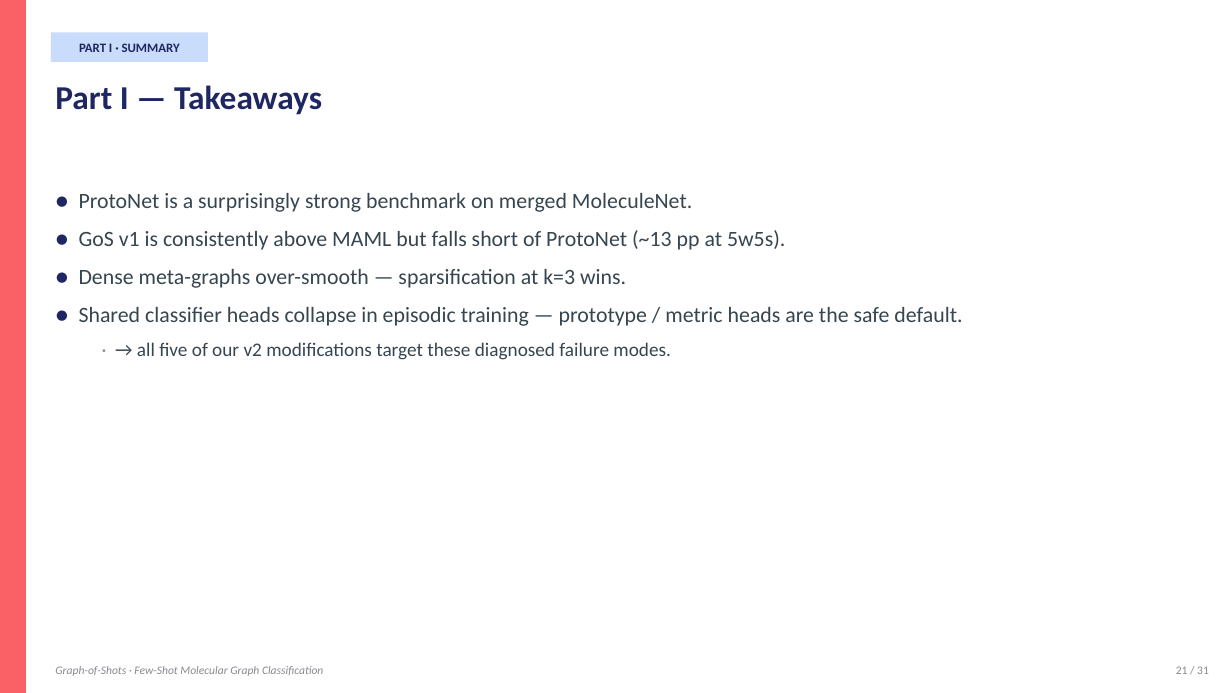
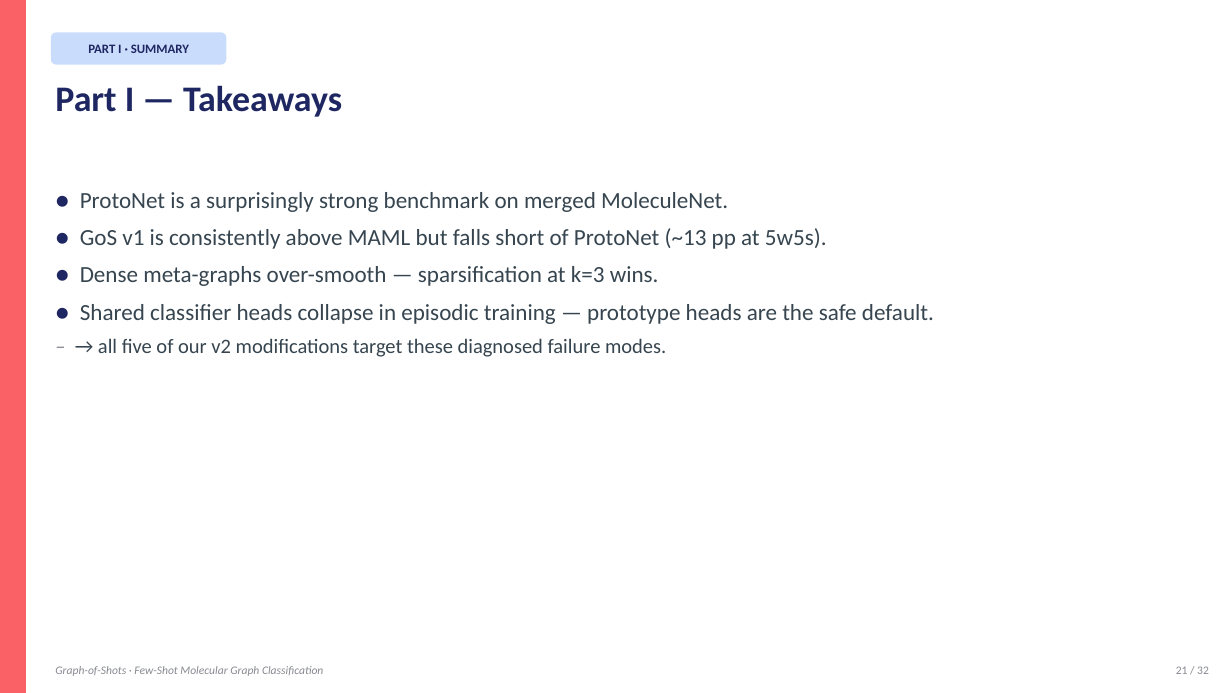
Before and after one commit to BDeMo/proj-mol, a slide deck: slide 21 of presentation/Graph-of-Shots.pptx. Drawn at 1232x693 pixels with LibreOffice and Linux fonts; fonts in the diff are those of the drawing. Boxes give left, top, right and bottom in pixels: in the first picture for what was removed or moved away, otherwise in the second. Text is boxed around its words. In the diff, an @@ line names an element or a change of style, - is before the commit and + after.

Commit message:
Rebuild PPT: native text + math-rendered formula images + clean diagrams
Previous approach used python-pptx shapes for formulas and custom diagrams,
which rendered unpredictably in MS Office (broken math symbols, misaligned
shapes). New approach:

  - All titles, bullets, callouts remain NATIVE PowerPoint text — fully
    editable, consistent formatting across Office versions.
  - Math formulas pre-rendered via matplotlib mathtext → PNG, embedded
    as pictures. Guarantees correct symbols: α, σ, ε, τ, ∑, subscripts,
    superscripts, Euclidean norms.
  - Complex diagrams (supervised pipeline, episode viz, encoder stack,
    GoS pipeline, iterative refinement, bipartite S-Q graph)
    pre-rendered via matplotlib → PNG, embedded as pictures.
  - Simple structures (tables, callout boxes, M1-M5 overview grid)
    still built with native pptx rectangles for editability.

Assets:
  presentation/formulas/  10 math PNGs (mathtext, transparent bg)
  presentation/diagrams/  6 diagram PNGs (matplotlib, transparent bg)
  presentation/figures/   4 result plots (from earlier)

```diff
--- a/presentation/Graph-of-Shots.pptx
+++ b/presentation/Graph-of-Shots.pptx
@@ text "PART I · SUMMARY" rewrapped from [79, 41, 180, 56] to [88, 44, 189, 53] @@
@@ rounded rectangle: place and size @@
-rounded rectangle at [51, 32, 208, 62]
+rounded rectangle at [51, 32, 226, 65]
@@ rounded rectangle at [51, 32, 226, 65]: rectangle to rounded rectangle @@
@@ text "Part I — Takeaways" at [55, 85, 342, 117]: size 26 to 28 pt @@
@@ text at [80, 192, 827, 286]: size 17 to 18 pt in "● ProtoNet is a surprisingly strong benchmark ...", "● GoS v1 is consistently above MAML ...", "● Dense meta-graphs over-smooth — sparsification at ..."; line spacing 1.25 to 1.2; less space between paragraphs @@
@@ text at [80, 304, 934, 357]: text changed; size 17 to 18 pt @@
-● Shared classifier heads collapse in episodic training — prototype / metric heads are the safe default.
-  · → all five of our v2 modifications target these diagnosed failure modes.
+● Shared classifier heads collapse in episodic training — prototype heads are the safe default.
+– → all five of our v2 modifications target these diagnosed failure modes.
```
Also in this commit, not shown: 31 other slides changed, 17 other files.
